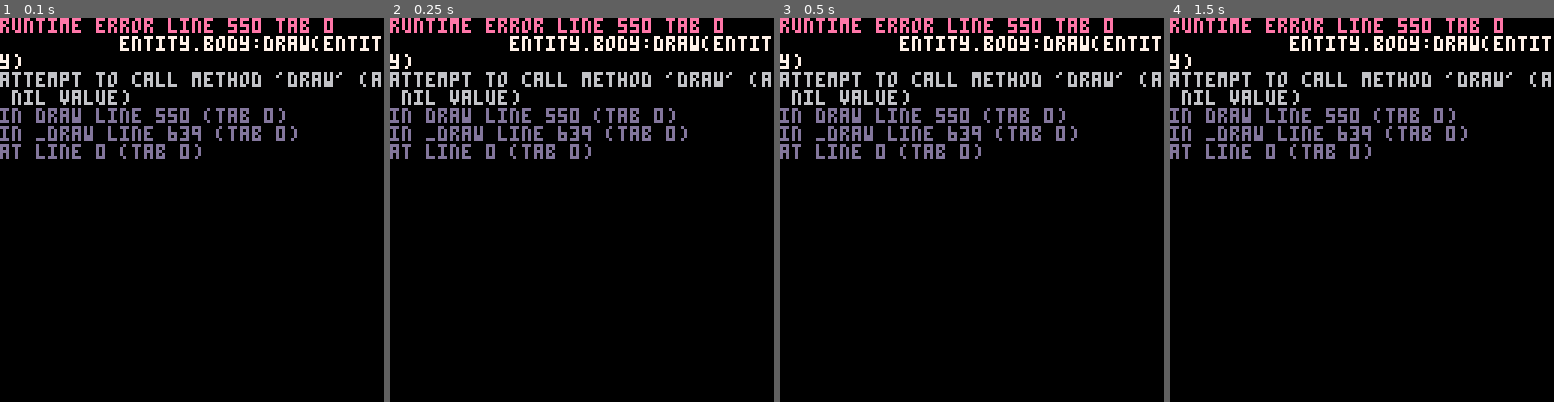
Above: before the commit, frames 1-4 (left to right).
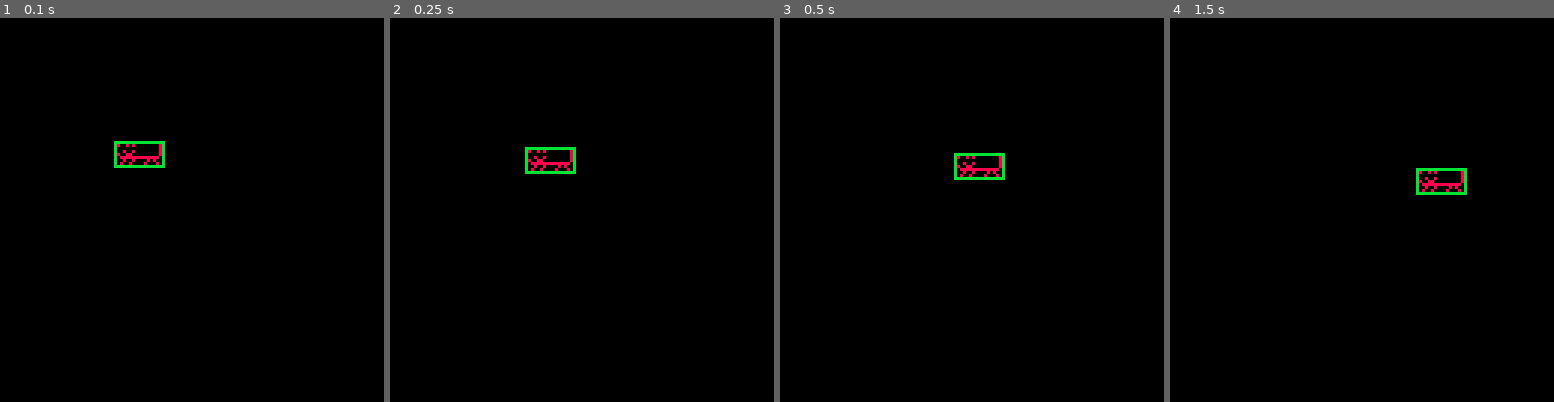
Above: after the commit, the same moments.

Repository: illMadeCoder/pico-8_game_engine
Game: PICO-8 cartridge basic_game_engine.p8
Same seed, same stepped clock (60 frames per second), same inputs: the game is played once before the commit and once after it.
Inputs:
- Up to frame 1 (0.1 s): no input
- Up to frame 2 (0.25 s): no input
- Up to frame 3 (0.5 s): no input
- Up to frame 4 (1.5 s): no input

The runs differ from the first frame. In frame 1, 8.1% of the frame differs, in the area x 0-100%, y 0-40%; in frame 2, 8.1%; in frame 3, 8.2%; in frame 4, 8.2%, in the area x 0-100%, y 0-47%.
Error before the commit: runtime error line 550 tab 0; entity.body:draw(entity); attempt to call method 'draw' (a nil value)

Commit message:
refactoring

Diff:
--- a/basic_game_engine.p8
+++ b/basic_game_engine.p8
@@ -30,35 +30,19 @@
   return flr(_x+1)
 end
 function sign(_x)
-  if _x > 0 then
-    return 1
-  elseif _x < 0 then
-    return -1
+  return _x > 0 and 1 or _x < 0 and -1 or 0
+end
+function round(_x)
+  if _x % 1 == 0 then
+    return _x
+  elseif _x % 1 >= .5 then
+    return sign(_x) == 1 and ceil(_x) or flr(_x)
   else
-    return 0
-  end
-end
-function round(_x)
-  if abs(_x) % 1 >= .5 then
-    if sign(_x) == 1 then
-      return ceil(_x)
-    else
-      return flr(_x)
-    end
-  else
-    if sign(_x) == 1 then
-      return flr(_x)
-    else
-      return ceil(_x)
-    end
+    return sign(_x) == 1 and flr(_x) or ceil(_x)
   end
 end
 function bool_to_str(_bool)
-  if _bool then
-    return "true"
-  else
-    return "false"
-  end
+  return _bool and "true" or "false"
 end
 function stringify_table(_table,_tab)
   local function num_to_tab(_num)
@@ -114,31 +98,24 @@
   return _x >= _a and _x <= _b
 end
 function clamp(_x,_a,_b)
-  if _x <= _a then
-    return _a
-  elseif _x >= _b then
-    return _b
-  else
-    return _x
-  end
+  return _x <= _a and _a or _x >= _b and _b or _x
 end
 function norm(_x,_min,_max)
   return (_x-_min)/(_max-_min)
 end
-function lerp(_percent,_min,_max)
-  if _percent >= 1 then
-    return _max
-  elseif _percent <= 0 then
-    return _min
-  end
-  return (_max-_min)*_percent+_min
+function lerp(_min,_max,_percent)
+  return clamp((_max-_min)*_percent+_min,_min,_max)
 end
 function set_to(_tableA,_tableB)
+  --need test
   for k,v in pairs(_tableA) do
-    _tableA[k] = _tableB[k]
-  end
-end
-
+    if type(_tableB[k]) != "table" then
+      _tableA[k] = _tableB[k]
+    else
+      set_to(_tableA[k],_tableB[k])
+    end
+  end
+end
 --types
 --rect
 function new_rect(_x,_y,_width,_height)
@@ -149,7 +126,7 @@
 Vector = {}
 Vector.metatable = {}
 function new_vector(_x,_y)
-  local ret = {x=_x,y=_y}
+  local ret = {x=_x or 0,y=_y or 0}
   setmetatable(ret,Vector.metatable)
   return ret
 end
@@ -165,26 +142,39 @@
 Vector.metatable.Set = function(_self,_x,_y)
   _self.x,_self.y = _x or 0, _y or 0
 end
+Vector.metatable.SetTo = function(_self,_other)
+  _self:Set(_other.x,_other.y)
+end
 Vector.metatable.ToWhole = function(_self)
   _self:Set(round(_self.x),round(_self.y))
 end
-Vector.metatable.Lerp = function(_self,_to,_speed)
-  --Speed determines how many seconds to take,, 1 = 1 second, .5 = half a second
-  local step = -1
-  local dif = _to-_from
-  local update = function(_new_speed)
-    _speed = _new_speed or _speed
-    step += 1
-    if step/(framerate*_speed) >= 1 then
-      return _to
-    else
-      return new_vector(lerp(step/(framerate*_speed),_from.x,_to.x),lerp(step/(framerate*_speed),_from.y,_to.y))
-    end
-  end
-  local is_fin = function()
-    return step/(framerate*_speed) >= 1
-  end
-  return {update=update,is_fin=is_fin}
+Vector.metatable.Lerp = function(_self,_start,_end,_t)
+  --Linear interporlate between two points by some fraction _t, 0==_start,.5==vector between _start,_end,1==_end
+  _self:Set(lerp(_start.x,_end.x,_t),lerp(_start.y,_end.y,_t))
+end
+Vector.metatable.MoveTowards = function(_self,_to,_speed)
+  --Moves a vector _self in the direction towards _to, _speed pixels
+  _speed = _speed or 1
+  if Vector.approxEqual(_self,_to,_speed) then
+    _self:SetTo(_to)
+  else
+    _self:SetTo(_self + Vector.scalarMult(Vector.unit_towards(_self,_to),_speed))
+  end
+end
+Vector.Coroutines = {}
+Vector.Coroutines.MoveToInFrames = function(_self,_end,_framesToReachTarget)
+  --Linear interporlate between two points givin some count of frames
+  local start,tick = new_vector(_self.x,_self.y),0
+
+  local function coroutine ()
+    while tick/_framesToReachTarget <= 1 do
+      tick += 1
+      _self:Lerp(start,_end,tick/_framesToReachTarget)
+      yield()
+    end
+  end
+
+  return cocreate(coroutine)
 end
 Vector.metatable.CircularMotion = function(start_vec,center,speed)
   --[[
@@ -210,15 +200,6 @@
   end
   return {update=update}
 end
-Vector.metatable.MoveTowards = function(_self,_to,_speed,_thresh)
-  --Rec thresh of .2 or higher
-  _speed,_thresh,_smooth = _speed or 1,_thresh or 1,_smooth or false
-  if not Vector.aproxEqual(_from,_to,_thresh) then
-    return Vector.ToWhole(_from + Vector.scalarMult(Vector.normalize(_to-_from),_speed))
-  else
-    return Vector.ToWhole(_to)
-  end
-end
 
 Vector.scalarMult = function(_vec,_scalar)
   return new_vector(_vec.x*_scalar,_vec.y*_scalar)
@@ -235,13 +216,16 @@
 Vector.magnitude = function(_vec)
   return sqrt(_vec.x*_vec.x + _vec.y*_vec.y)
 end
+Vector.unit_towards = function(_from,_to)
+  return Vector.normalize(_to-_from)
+end
 Vector.scale = function(_vecA,_vecB)
   return new_vector(_vecA.x*_vecB.x,_vecA.y*_vecB.y)
 end
 Vector.distance = function(_vecA,_vecB)
   return Vector.magnitude(_vecA-_vecB)
 end
-Vector.aproxEqual = function (_a,_b,_thresh)
+Vector.approxEqual = function (_a,_b,_thresh)
   _thresh = _thresh or 1
   local dif = _a-_b
   return in_range(dif.x,-_thresh,_thresh) and in_range(dif.y,-_thresh,_thresh)
@@ -255,7 +239,7 @@
 Sprite = {}
 Sprite.metatable = {}
 Sprite.metatable.draw = function (_sprite,_entity)
-  spr(_sprite.n,_entity.vector.x+_sprite.x,_entity.vector.y+_sprite.y,_sprite.width,_sprite.height,_sprite.flipx,_sprite.flipy)
+  spr(_sprite.n,_entity.position.x+_sprite.x,_entity.position.y+_sprite.y,_sprite.width,_sprite.height,_sprite.flipx,_sprite.flipy)
 end
 Sprite.metatable.__index = function (_table,_key)
   return Sprite.metatable[_key]
@@ -272,9 +256,14 @@
 end
 Body = {}
 Body.metatable = {}
+function new_body(_hitboxes,_collision)
+  local ret = {hitboxes=_hitboxes or {},collision=_collision or empty}
+  setmetatable(ret,Body.metatable)
+  return ret
+end
 Body.metatable.draw = function(_body,_entity)
   for hitbox in all(_body.hitboxes) do
-    rect(_entity.vector.x+hitbox.x,_entity.vector.y+hitbox.y,_entity.vector.x+hitbox.x+hitbox.width,_entity.vector.y+hitbox.y+hitbox.height,11)
+    rect(_entity.position.x+hitbox.x,_entity.position.y+hitbox.y,_entity.position.x+hitbox.x+hitbox.width,_entity.position.y+hitbox.y+hitbox.height,11)
   end
 end
 Body.metatable.get_collisions = function(_body)
@@ -295,19 +284,12 @@
   end
   return ret
 end
-Body.__index = function(_table,_key)
-  return Body[_key]
-end
-function new_body(_hitboxes,_collision)
-  local ret = {hitboxes=_hitboxes,collision=_collision}
-  setmetatable(ret,Body)
-  return ret
+Body.metatable.__index = function(_table,_key)
+  return Body.metatable[_key]
 end
 --animation
 function parse_sprite_frames(_comp_sprite_frames)
-  --[[
-  sprite frame format "n,x,y,w,h,flipx,flipy|...|n,x,y,w,h,flipx,flipy" all numbers
-  ]]--
+  --sprite frame format "n,x,y,w,h,flipx,flipy|...|n,x,y,w,h,flipx,flipy" all numbers
   local sprite_frames = {}
   local comp_sprites = split(_comp_sprite_frames,"|")
   for i=1,#comp_sprites do
@@ -317,9 +299,7 @@
   return sprite_frames
 end
 function parse_hitbox_frames(_comp_hitbox_frames)
-  --[[
-  hitbox frame format "x,y,w,h,name|..|x,y,w,h,name" all numbers
-  ]]--
+  --hitbox frame format "x,y,w,h,name|..|x,y,w,h,name" all numbers
   local hitbox_frames = {}
   local comp_hitboxes = split(_comp_hitbox_frames,"|")
   for i=1,#comp_hitboxes do
@@ -366,8 +346,8 @@
   return {update=update}
 end
 --entity
-function new_entity(_name,_tag,_vector,_update,_draw,_body,_model,_z)
-  --an entity is a data structure meant to be used by the game to create some effect
+function new_entity(_name,_tag,_position,_update,_draw,_body,_model,_z)
+  --[[an entity is a data structure meant to be used by the game to create some effect
   --an entity is defined by the following:
   --name is a string to identify the object in memory
   --vector is an object of the new_vector function to provide a spatial vector to the object
@@ -375,25 +355,36 @@
   --draw is a function to be called each render
   --model is a table container for an entity's state
   --z is the z index to be drawn
+
+  --if you want a 'start' function, a function to be called on the first frame of the entity's existense,
+  --do a if (entity.frame == 0) check
+  --]]
   return {
-          name=_name,
-          tag=_tag,
-          vector=_vector,
-          update=_update,
-          body=_body,
-          draw=_draw,
+          name=_name or "NoName",
+          tag=_tag or {},
+          position=_position or new_position(),
+          update=_update or empty,
+          draw=_draw or empty,
+          body=_body or new_body(),
           model=_model or {},
           z=_z or 0,
           frame=0
         }
 end
 function new_scene(_starting,_ending,_update,_draw,_late_update,_model)
+--[[
+--A scene is a manager for any particular segments of a game and should be used as a tool
+--to control game state. Each game runs an initial scene, and then from there a scene may
+--transition via game.switch_scene(scene) where first the ending function of a scene will be called
+--followed then by the new scene's starting() function.
+--game.active_scene is the current running scene
+]]--
   return {
         starting=_starting or empty,
         ending=_ending or empty,
         update=_update or empty,
         draw=_draw  or empty,
-        late_update=_late_update  or empty,
+        late_update=_late_update or empty,
         model=_model or {},
         frame=0
       }
@@ -402,7 +393,7 @@
 function new_game(_starting_scene)
     local active_scene = _starting_scene
     local entities = {}
-    local game_camera = {x=0,y=0,width=126,height=126}
+    local game_camera = {x=0,y=0,width=128,height=128}
     local settings = {show_hitboxes=true,entities_active=true}
     local frame = 0
     local started = false
@@ -421,8 +412,8 @@
         for _shitbox in all(_sentity.body.hitboxes) do
           if (not _fhitbox.immaterial and not _shitbox.immaterial and
           rect_intersect(
-          new_rect(_fentity.vector.x+_fhitbox.x,_fentity.vector.y+_fhitbox.y,_fhitbox.width,_fhitbox.height),
-          new_rect(_sentity.vector.x+_shitbox.x,_sentity.vector.y+_shitbox.y,_shitbox.width,_shitbox.height))
+          new_rect(_fentity.position.x+_fhitbox.x,_fentity.position.y+_fhitbox.y,_fhitbox.width,_fhitbox.height),
+          new_rect(_sentity.position.x+_shitbox.x,_sentity.position.y+_shitbox.y,_shitbox.width,_shitbox.height))
           ) then
             _fentity.body.collision(_fentity,_sentity)
             _sentity.body.collision(_sentity,_fentity)
@@ -449,11 +440,11 @@
       end
     end
 
-    local rectcast = function (_rect)
+    local function rectcast (_rect)
       local ret = {}
       for entity in all(entities) do
         for hitbox in all(entity.body.hitboxes) do
-          if rect_intersect(_rect, new_rect(entity.vector.x+hitbox.x,entity.vector.y+hitbox.y,hitbox.width,hitbox.height)) then
+          if rect_intersect(_rect, new_rect(entity.position.x+hitbox.x,entity.position.y+hitbox.y,hitbox.width,hitbox.height)) then
             add(ret,entity)
           end
         end
@@ -461,30 +452,30 @@
       return ret
     end
 
-    local get_entities_on_camera = function (_thresh)
+    local function get_entities_on_camera (_thresh)
       local ret = {}
       _thresh = _thresh or 0
       for entity in all(entities) do
-        if exists_in_camera(entity.vector,_thresh) then
+        if exists_in_camera(entity.position,_thresh) then
           add(ret,entity)
         end
       end
       return ret
     end
     --Entity API
-    local add_entity = function (_entity)
+    local function add_entity (_entity)
       if (type(_entity) == "table" and _entity.name != nil) then
         add(entities,_entity)
       end
     end
-    local remove_entity = function (_entity)
+    local function remove_entity (_entity)
       del(entities,_entity)
     end
-    local empty_entities = function ()
+    local function empty_entities ()
       for k,v in pairs(entities) do entities[k] = nil end
       entities = {}
     end
-    local locate_entity_name = function (_name)
+    local function locate_entity_name (_name)
       local ret = {}
       for entity in all(entities) do
         if entity.name == _name then
@@ -493,7 +484,7 @@
       end
       return ret
     end
-    local locate_entity_tag = function (_tag)
+    local function locate_entity_tag (_tag)
       local ret = {}
       for entity in all(entities) do
         if exists(entity.tags,_tag) then
@@ -502,11 +493,11 @@
       end
       return ret
     end
-    local get_entities = function ()
+    local function get_entities ()
       return entities
     end
     --Frame API
-    local update = function ()
+    local function update ()
       --Update Scene
       active_scene.update()
       active_scene.frame += 1
@@ -521,12 +512,13 @@
       end
       frame += 1
     end
-    local draw = function ()
+    local function draw ()
       cls()
       camera(-game_camera.x,-game_camera.y)
       active_scene.draw()
 
       local function z_indexed()
+        --testing and revision
         local ret,z_ordered,z_low,z_high = {},{},0,0
         for entity in all(entities) do
           if (entity.z < z_low) then
@@ -582,6 +574,7 @@
             get_entities_on_camera=get_entities_on_camera,
             exists_in_camera=exists_in_camera,
             camera=game_camera,
+            active_scene=active_scene,
             pause = function ()
               settings.entities_active = false
             end,
@@ -593,13 +586,18 @@
 
 entity_table = {}
 entity_table.baddy =
-function (_x,_y,_to,_type)
+function (_x,_y)
   local sprite = new_sprite(4,0,0,2,2,false,false)
+  local end_point = new_vector(_x+50,_y+10)
+  local position = new_vector(_x,_y)
+  local co = Vector.Coroutines.MoveToInFrames(position,end_point,60)
   local anim = new_animation(new_clip("0,1,1,1,1,1,1|2,1,1,1,1,1,1|32,1,1,1,1,1,1","10,-10,5,5|15,-15,5,5|10,-10,5,5",20),sprite,hitbox,true)
   return new_entity("baddy",
         {"enemy"},
-        new_vector(_x,_y),
+        position,
         function (entity)
+          coresume(co)
+          entity.position:ToWhole()
         end,
         function (entity)
           sprite:draw(entity)
